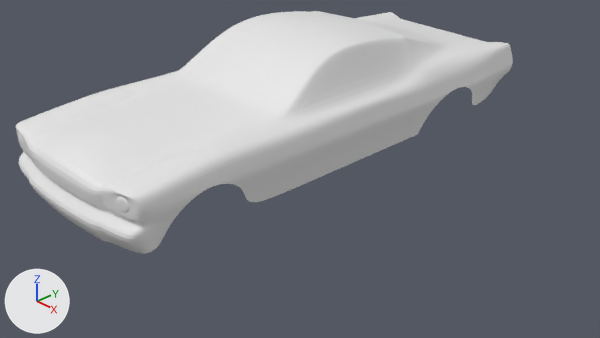
A saved change to the Blender file mustang.blend.
One viewpoint serves both versions: the file's camera 'Camera'. Every picture has the same lights, and +X, +Y and +Z are marked at lower left.
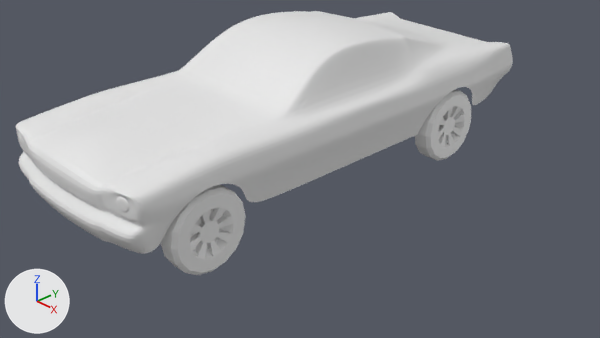
What differs and where, as boxes [x1, y1, x2, y2] in the pictures (600 x 338 px):
'tyre', added
    after: [161, 89, 471, 275]

The change, as a diff of the scene's bpy script:
```diff
--- a/mustang.blend.py
+++ b/mustang.blend.py
@@ me_circle_002 @@
+me_circle_002.from_pydata(...)  # 256 vertices, 228 faces; spans x 1.01..1.28, y -2.95..2.09, z -0.01..0.98
@@ ob_tyre @@
+ob_tyre = bpy.data.objects.new('tyre', me_circle_002)
+ob_tyre.location = (0.0, 0.0, 0.0)
+_m = ob_tyre.modifiers.new('Mirror', 'MIRROR')
```
